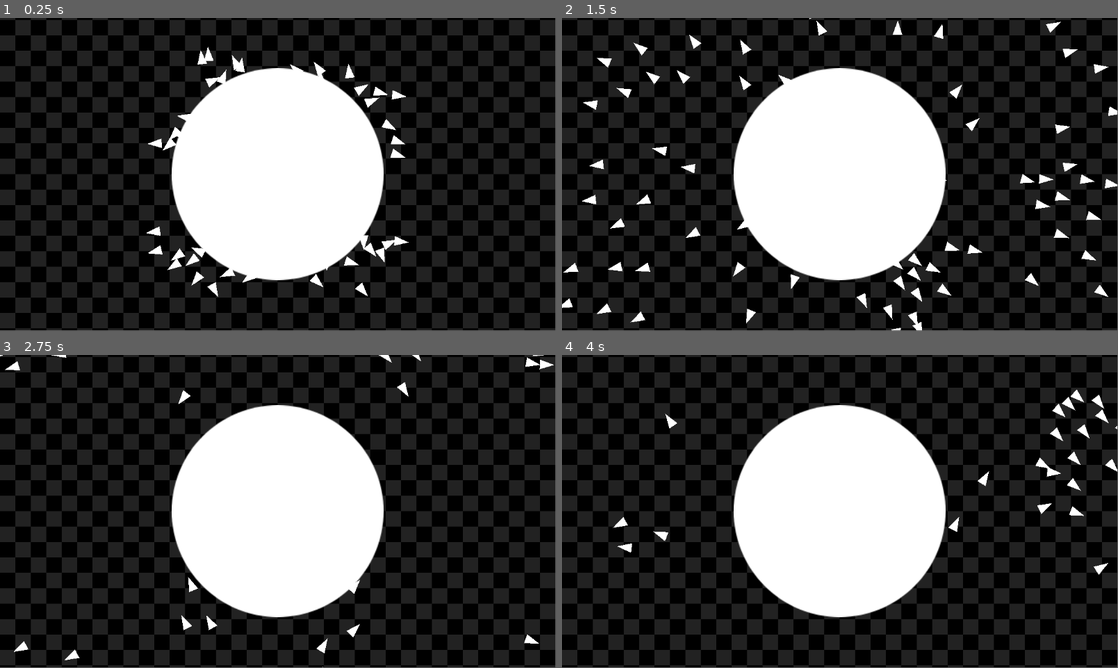
Above: before the commit, frames 1-4 (two rows, left to right).
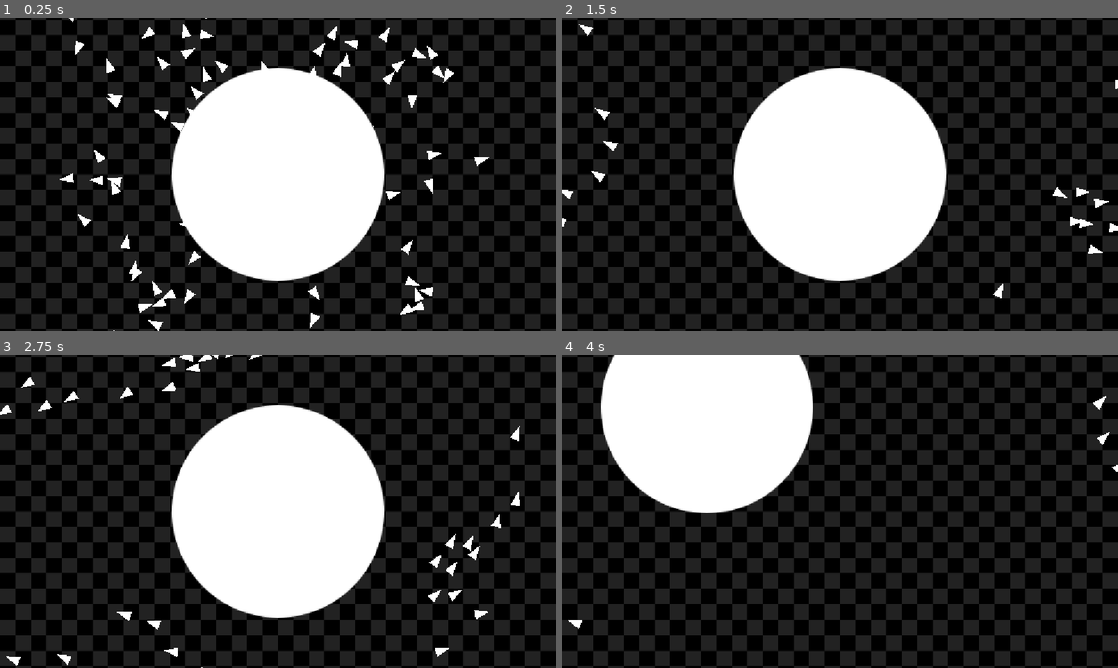
Above: after the commit, the same moments.

Repository: TomXiYuan/2D-Boids-Simulation
Game: Godot game, scene res://scenes/world.tscn
The game is run twice, just before and just after one commit, with the same random seed, the same clock (stepped at 60 frames per second) and the same inputs.
Inputs (mouse positions are in pixels of both pictures, inside the frame that each line leads up to):
- Up to frame 1 (0.25 s): no input
- Up to frame 2 (1.5 s): move the mouse to (962, 158) at 0.52 s; click (962, 158) at 0.67 s; drag from (728, 190) to (812, 237) at 1.27 s
- Up to frame 3 (2.75 s): move the mouse to (333, 442) at 2.02 s; click (333, 442) at 2.17 s
- Up to frame 4 (4 s): drag from (812, 574) to (673, 464) at 2.77 s; move the mouse to (1006, 558) at 3.52 s; click (1006, 558) at 3.67 s
In our replay, the window is 799x449 before the commit and 800x450 after it. These sizes can differ from the game's own. Grey fills any space a smaller window leaves; there, only what the larger window draws over its background counts as a difference.

The runs differ from the first frame. In frame 1, 7.0% of the frame differs, in the area x 0-100%, y 0-100%; in frame 2, 6.4%; in frame 3, 5.0%; in frame 4, 36%.

Commit message:
Add omni avoidance to boids

Diff:
--- a/project.godot
+++ b/project.godot
@@ -14,3 +14,7 @@
 run/main_scene="res://scenes/world.tscn"
 config/features=PackedStringArray("4.5", "Forward Plus")
 config/icon="res://icon.svg"
+
+[display]
+
+window/stretch/mode="canvas_items"
--- a/scenes/boid.tscn
+++ b/scenes/boid.tscn
@@ -1,8 +1,16 @@
-[gd_scene load_steps=2 format=3 uid="uid://byvs287f0skyy"]
+[gd_scene load_steps=3 format=3 uid="uid://byvs287f0skyy"]
 
 [ext_resource type="Script" uid="uid://dntdhec6f6ind" path="res://scripts/boid.gd" id="1_n4whh"]
+
+[sub_resource type="CircleShape2D" id="CircleShape2D_n4whh"]
+radius = 100.0
 
 [node name="Boid" type="Node2D"]
 script = ExtResource("1_n4whh")
 maxViewDst = 300.0
-a = 10.0
+avoidWeight = 20.0
+
+[node name="Area2D" type="Area2D" parent="."]
+
+[node name="CollisionShape2D" type="CollisionShape2D" parent="Area2D"]
+shape = SubResource("CircleShape2D_n4whh")
--- a/scenes/obstacle.tscn
+++ b/scenes/obstacle.tscn
@@ -1,12 +1,14 @@
-[gd_scene load_steps=3 format=3 uid="uid://6fvff1jv4ila"]
+[gd_scene load_steps=4 format=3 uid="uid://6fvff1jv4ila"]
 
 [ext_resource type="Texture2D" uid="uid://bb15v0k2fc1pg" path="res://assets/CircleSprite.png" id="1_7ukg5"]
+[ext_resource type="Script" uid="uid://di6t5qyk8f3ub" path="res://scripts/dragable.gd" id="1_drdry"]
 
 [sub_resource type="CircleShape2D" id="CircleShape2D_drdry"]
 radius = 222.0563
 
 [node name="Obstacle" type="RigidBody2D"]
 gravity_scale = 0.0
+script = ExtResource("1_drdry")
 
 [node name="CollisionShape2D" type="CollisionShape2D" parent="."]
 shape = SubResource("CircleShape2D_drdry")
--- a/scenes/world.tscn
+++ b/scenes/world.tscn
@@ -1,9 +1,10 @@
-[gd_scene load_steps=5 format=3 uid="uid://qj1sytrkessj"]
+[gd_scene load_steps=6 format=3 uid="uid://qj1sytrkessj"]
 
 [ext_resource type="Texture2D" uid="uid://cm4thdqd3uwmy" path="res://assets/Background-Tile.png" id="1_rwgxs"]
 [ext_resource type="PackedScene" uid="uid://bo1hhfh04jq41" path="res://scenes/camera_2d.tscn" id="2_4wyf3"]
 [ext_resource type="Script" uid="uid://m72tdddfnjqy" path="res://scripts/boid_manager.gd" id="3_4wyf3"]
-[ext_resource type="PackedScene" uid="uid://6fvff1jv4ila" path="res://scenes/obstacle.tscn" id="4_k0juu"]
+[ext_resource type="Script" uid="uid://d3fv7l3bd651v" path="res://scripts/boid_spawner.gd" id="4_k0juu"]
+[ext_resource type="PackedScene" uid="uid://6fvff1jv4ila" path="res://scenes/obstacle.tscn" id="5_71j4m"]
 
 [node name="World" type="Node2D"]
 
@@ -18,19 +19,17 @@
 
 [node name="Camera2D" parent="." instance=ExtResource("2_4wyf3")]
 
-[node name="BoidManager" type="Node" parent="." node_paths=PackedStringArray("boidContainer")]
+[node name="BoidManager" type="Node" parent="."]
 script = ExtResource("3_4wyf3")
-spawnRadius = 30.0
-radius = 75.0
-region = Rect2(-200, -200, 400, 400)
-n = 150
-maxSpeed = 6.0
-maxForce = 5.0
-s = 1.15
-c = 0.9
-a = 1.0
-boidContainer = NodePath("../BoidContainer")
+alignmentRadius = 120.0
+alignmentWeight = 1.5
 
 [node name="BoidContainer" type="Node" parent="."]
 
-[node name="Obstacle" parent="." instance=ExtResource("4_k0juu")]
+[node name="BoidSpawner" type="Node" parent="." node_paths=PackedStringArray("boidContainer")]
+script = ExtResource("4_k0juu")
+spawnRadius = 20.0
+region = Rect2(-400, -400, 800, 800)
+boidContainer = NodePath("../BoidContainer")
+
+[node name="Obstacle" parent="." instance=ExtResource("5_71j4m")]
--- a/scripts/boid.gd
+++ b/scripts/boid.gd
@@ -1,31 +1,37 @@
 extends Node2D
-
 class_name Boid
 
-var targetVelocity : Vector2
-var velocity : Vector2
-var acc : Vector2
+var velocity: Vector2
+var acc: Vector2
 
-var maxSpeed : float
-var minSpeed : float = 4.0
+@export var maxSpeed: float = 6.0
+@export var minSpeed: float = 4.0
+@export var maxForce: float = 2.5
+@export var smoothing: float = 1.25
 
-@export var sideRayCount : int = 10
-@export var raySpreadAngle : float = deg_to_rad(90.0)
+@export var sideRayCount: int = 10
+@export var raySpreadAngle: float = deg_to_rad(90.0)
 @export var maxViewDst := 100.0
+@export var obstacleMask: int = 1
+@export var avoidWeight := 10.0
 
-@export var obstacleMask : int = 1
-@export var a := 10.0
+@export var omniAvoidRadius: float = 500.0
+@export var omniAvoidWeight: float = 20.0
+@onready var proximityArea: Area2D = $Area2D
 
-@export var smoothing: float = 1.5
+@export var wrapBounds := Rect2(-1024.0, -512.0, 2048.0, 1024.0)
 
-# Called when the node enters the scene tree for the first time.
 func _ready() -> void:
-	self.add_to_group("boids")
+	add_to_group("boids")
+	proximityArea.body_entered.connect(_on_body_entered)
+	proximityArea.body_exited.connect(_on_body_exited)
 
 func update(delta: float) -> void:
-	var avoidAcc = avoid()
-	targetVelocity = velocity.normalized() * maxSpeed
-	targetVelocity += acc + avoidAcc
+	var forwardAvoidAcc = avoid()
+	var omniAvoidAcc = omniAvoid()
+	var targetVelocity = velocity.normalized() * maxSpeed
+	# Does omniAvoid make forwardAvoid irrelevant?
+	targetVelocity += acc + forwardAvoidAcc + omniAvoidAcc
 
 	velocity = velocity.lerp(targetVelocity, 1.0 - exp(-smoothing * delta))
 	if velocity.length() > maxSpeed:
@@ -39,14 +45,14 @@
 	acc = Vector2.ZERO
 
 func _wrap() -> void:
-	if position.x < -1024.0:
-		position.x = 1024.0
-	elif position.x > 1024.0:
-		position.x = -1024.0
-	if position.y < -512.0:
-		position.y = 512.0
-	elif position.y > 512.0:
-		position.y = -512.0
+	if position.x < wrapBounds.position.x:
+		position.x = wrapBounds.end.x
+	elif position.x > wrapBounds.end.x:
+		position.x = wrapBounds.position.x
+	if position.y < wrapBounds.position.y:
+		position.y = wrapBounds.end.y
+	elif position.y > wrapBounds.end.y:
+		position.y = wrapBounds.position.y
 
 func _draw() -> void:
 	if velocity == Vector2.ZERO:
@@ -57,7 +63,6 @@
 		Vector2(-10, 10),
 		Vector2(-10, -10)
 	])
-
 	draw_set_transform(Vector2.ZERO, heading, Vector2.ONE)
 	draw_colored_polygon(points, Color.WHITE)
 
@@ -68,21 +73,18 @@
 
 	var state = get_world_2d().direct_space_state
 	var forwardDir = velocity.normalized()
-
 	var forwardResult := castRay(state, forwardDir)
 
 	if forwardResult.is_empty():
 		return Vector2.ZERO
 
 	var hitDst = global_position.distance_to(forwardResult.position)
-
 	var chosenDir := Vector2.ZERO
 	var found := false
 	var angleStep = raySpreadAngle / float(sideRayCount * 2)
 
 	for i in range(1, sideRayCount + 1):
 		var angle = angleStep * i
-		# There is probably a way to reduce repeated blocks
 		var rightDir = forwardDir.rotated(angle)
 		var rightResult = castRay(state, rightDir)
 		if rightResult.is_empty():
@@ -97,7 +99,6 @@
 			found = true
 			break
 
-	# Facing a wall
 	if not found:
 		chosenDir = (global_position - forwardResult.position).normalized()
 
@@ -105,12 +106,9 @@
 	strength = clamp(strength, 0.0, 1.0)
 
 	var target = chosenDir * maxSpeed
-	var steer = target - velocity
+	var steer = (target - velocity).limit_length(5.0)
 
-	# TODO: Create a variable for steer limit
-	steer = steer.limit_length(5.0)
-
-	return steer * a * strength
+	return steer * avoidWeight * strength
 
 func castRay(state: PhysicsDirectSpaceState2D, dir: Vector2) -> Dictionary:
 	var query = PhysicsRayQueryParameters2D.create(
@@ -119,3 +117,21 @@
 	)
 	query.collision_mask = obstacleMask
 	return state.intersect_ray(query)
+
+var nearbyBodies: Array[Node2D] = []
+
+func _on_body_entered(body: Node2D) -> void:
+	nearbyBodies.append(body)
+
+func _on_body_exited(body: Node2D) -> void:
+	nearbyBodies.erase(body)
+
+func omniAvoid() -> Vector2:
+	var steer := Vector2.ZERO
+	for body in nearbyBodies:
+		var offset = global_position - body.global_position
+		var dst = offset.length()
+		if dst < omniAvoidRadius and dst > 0.001:
+			steer += offset.normalized()
+
+	return steer.limit_length(maxForce) * omniAvoidWeight
--- a/scripts/boid_manager.gd
+++ b/scripts/boid_manager.gd
@@ -1,122 +1,73 @@
 extends Node
+class_name FlockManager
 
-@export var spawnRadius : float
-@export var radius : float
-@export var region : Rect2
+@export var separationRadius := 60.0
+@export var cohesionRadius := 80.0
+@export var alignmentRadius := 80.0
 
-@export var n : int = 100
+@export var separationWeight := 1.8
+@export var cohesionWeight := 1.0
+@export var alignmentWeight := 1.0
 
-const boidScene : PackedScene = preload("res://scenes/boid.tscn")
-var sampler : PoissonDiskSampler
 var boids : Array[Boid]
 
-@export var maxSpeed : float
-@export var maxForce : float
-
-@export var s : float
-@export var c : float
-@export var a : float
-
-@export var boidContainer : Node
-
-# Called when the node enters the scene tree for the first time.
 func _ready() -> void:
-	sampler = PoissonDiskSampler.new()
-	spawnBoids()
 	call_deferred("addBoids")
 
 func addBoids():
 	boids.assign(get_tree().get_nodes_in_group("boids"))
 
-# Called every frame. 'delta' is the elapsed time since the previous frame.
 func _physics_process(delta: float) -> void:
-	separate()
-	cohere()
-	align()
+
+	for boid in boids:
+		boid.acc += _separate(boid) * separationWeight
+		boid.acc += _cohere(boid) * cohesionWeight
+		boid.acc += _align(boid) * alignmentWeight
+
 	for boid in boids:
 		boid.update(delta)
 
-func spawnBoids() -> void:
-	var coordinates : Array[Vector2] = sampler.generatePoints(spawnRadius, region)
-	var numberOfBoids = min(n, coordinates.size())
-	for i in range(numberOfBoids):
-		var idx = randi_range(0, coordinates.size()-1)
-		var boid = boidScene.instantiate()
-		boid.position = coordinates[idx]
-		boid.velocity = Vector2.RIGHT.rotated(randf_range(0, TAU))
-		boid.maxSpeed = maxSpeed
-		coordinates.remove_at(idx)
-		boidContainer.add_child(boid)
+func _separate(boid: Boid) -> Vector2:
+	var target := Vector2.ZERO
+	var total := 0
+	for other in boids:
+		if other == boid:
+			continue
+		var dst = boid.position.distance_to(other.position)
+		if dst < separationRadius and dst > 0.0:
+			target += (boid.position - other.position) / (dst * dst)
+			total += 1
+	if total == 0:
+		return Vector2.ZERO
+	target = (target / total).normalized() * boid.maxSpeed
+	return (target - boid.velocity).limit_length(boid.maxForce)
 
-func separate():
-	for i in boids.size():
-		var target = Vector2.ZERO
-		var total = 0
-		for j in boids.size():
-			if i == j:
-				continue
-			var dst = boids[i].position.distance_to(boids[j].position)
-			if dst < radius:
-				var diff := boids[i].position - boids[j].position
-				diff /= dst * dst
-				target += diff
-				total += 1
+func _cohere(boid: Boid) -> Vector2:
+	var center := Vector2.ZERO
+	var total := 0
+	for other in boids:
+		if other == boid:
+			continue
+		var dst = boid.position.distance_to(other.position)
+		if dst < cohesionRadius:
+			center += other.position
+			total += 1
+	if total == 0:
+		return Vector2.ZERO
+	var target = ((center / total) - boid.position).normalized() * boid.maxSpeed
+	return (target - boid.velocity).limit_length(boid.maxForce)
 
-		if total == 0:
+func _align(boid: Boid) -> Vector2:
+	var target := Vector2.ZERO
+	var total := 0
+	for other in boids:
+		if other == boid:
 			continue
-
-		target /= total
-		target = target.normalized() * maxSpeed
-		var force : Vector2 = target - boids[i].velocity
-		force = force.limit_length(maxForce)
-
-		force *= s
-		boids[i].acc += force
-
-func cohere() -> void:
-	for i in boids.size():
-		var center : Vector2
-		var total : int = 0
-		for j in boids.size():
-			if i == j:
-				continue
-			var dst = boids[i].position.distance_to(boids[j].position)
-			if dst < radius:
-				center += boids[j].position
-				total += 1
-
-		if total == 0:
-			continue
-
-		center /= total
-		var target : Vector2 = center - boids[i].position
-		target = target.normalized() * maxSpeed
-		var force : Vector2 = target - boids[i].velocity
-		force = force.limit_length(maxForce)
-
-		force *= c
-		boids[i].acc += force
-
-func align() -> void:
-	for i in boids.size():
-		var target : Vector2 = Vector2.ZERO
-		var total : int = 0
-		for j in boids.size():
-			if i == j:
-				continue
-			var dst = boids[i].position.distance_to(boids[j].position)
-			if dst < radius:
-				target += boids[j].velocity
-				total += 1
-
-		if total == 0:
-			continue
-
-		target /= total
-		target = target.normalized() * maxSpeed
-
-		var force : Vector2 = target - boids[i].velocity
-		force = force.limit_length(maxForce)
-
-		force *= a
-		boids[i].acc += force
+		var dst = boid.position.distance_to(other.position)
+		if dst < alignmentRadius:
+			target += other.velocity
+			total += 1
+	if total == 0:
+		return Vector2.ZERO
+	target = (target / total).normalized() * boid.maxSpeed
+	return (target - boid.velocity).limit_length(boid.maxForce)
--- /dev/null
+++ b/scripts/boid_spawner.gd
@@ -0,0 +1,31 @@
+extends Node
+
+@export var spawnRadius : float
+@export var region : Rect2
+
+@export var n : int = 100
+
+const boidScene : PackedScene = preload("res://scenes/boid.tscn")
+var sampler : PoissonDiskSampler
+var boids : Array[Boid]
+
+@export var boidContainer : Node
+
+# Called when the node enters the scene tree for the first time.
+func _ready() -> void:
+	sampler = PoissonDiskSampler.new()
+	spawnBoids()
+
+func spawnBoids() -> void:
+	var coordinates : Array[Vector2] = sampler.generatePoints(spawnRadius, region)
+	var numberOfBoids = min(n, coordinates.size())
+	for i in range(numberOfBoids):
+		var idx = randi_range(0, coordinates.size()-1)
+		var boid = boidScene.instantiate()
+		if boid == null:
+			push_error("Failed to instantiate boidScene — check boid.gd for compile errors")
+			continue
+		boid.position = coordinates[idx]
+		boid.velocity = Vector2.RIGHT.rotated(randf_range(0, TAU))
+		coordinates.remove_at(idx)
+		boidContainer.add_child(boid)
--- /dev/null
+++ b/scripts/dragable.gd
@@ -0,0 +1,29 @@
+extends RigidBody2D
+
+var is_dragging: bool = false
+var click_offset: Vector2 = Vector2.ZERO
+@export var stiffness: float = 400.0
+@export var damping: float = 40.0
+@export var friction = 10.0
+
+func _ready() -> void:
+	input_pickable = true
+
+func _input_event(_viewport: Viewport, event: InputEvent, _shape_idx: int) -> void:
+	if event is InputEventMouseButton and event.button_index == MOUSE_BUTTON_LEFT and event.pressed:
+		is_dragging = true
+		click_offset = global_position - get_global_mouse_position()
+		get_viewport().set_input_as_handled()
+
+func _input(event: InputEvent) -> void:
+	if event is InputEventMouseButton and event.button_index == MOUSE_BUTTON_LEFT and not event.pressed:
+		is_dragging = false
+
+func _physics_process(delta: float) -> void:
+	if is_dragging:
+		var target_position = get_global_mouse_position() + click_offset
+		var displacement = target_position - global_position
+		var accel = displacement * stiffness - linear_velocity * damping
+		linear_velocity += accel * delta
+	if linear_velocity != Vector2.ZERO:
+		linear_velocity = linear_velocity.lerp(Vector2.ZERO, friction * delta)
Not shown, added: scripts/boid_spawner.gd.uid
Not shown, added: scripts/dragable.gd.uid
